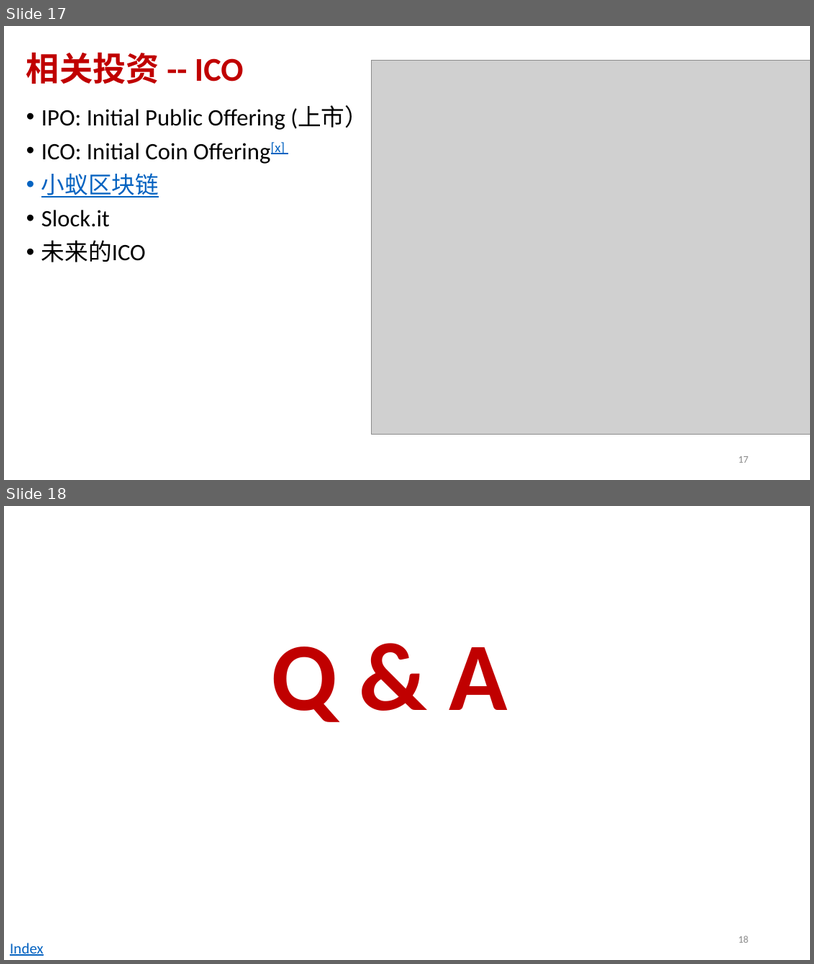
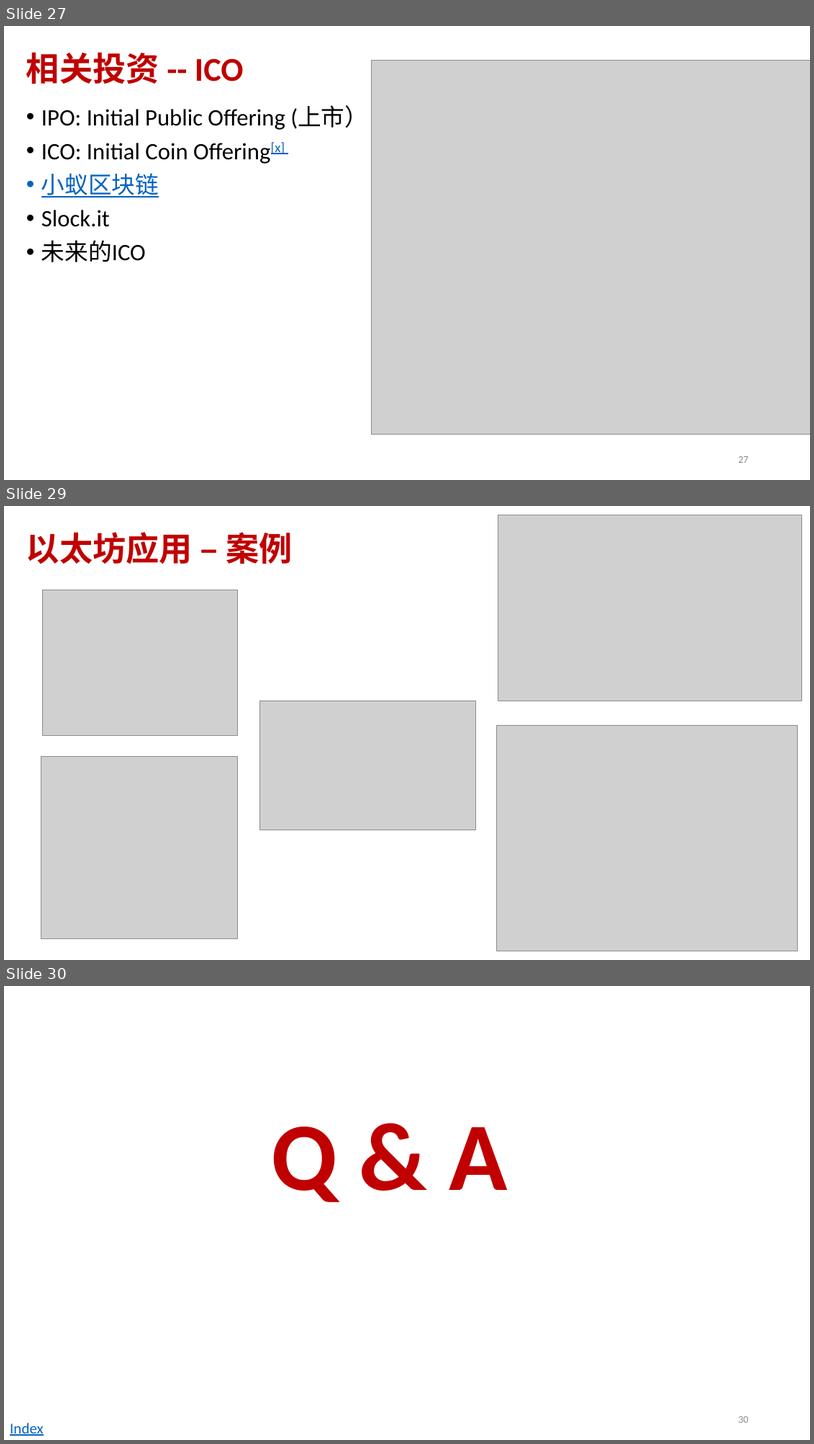
Before and after one commit to andyplusplus/blockchain, a slide deck: how_bitcoin_works_2/bc_1_blockChain.pptx. Shown one above the other, each under a label of ours: slides 17 and 18 before the commit, slides 27, 29 and 30 after it; the slides between them are not shown. The pictures are 814x964 and 814x1444 pixels, drawn with LibreOffice and Linux fonts; fonts in the diff are those of the drawing; grey boxes stand for pictures; background and template pictures are left out. Boxes give left, top, right and bottom in pixels: in the first picture for what was removed or moved away, otherwise in the second. Text is boxed around its words. In the diff, an @@ line names an element or a change of style, - is before the commit and + after.

```diff
--- a/how_bitcoin_works_2/bc_1_blockChain.pptx
+++ b/how_bitcoin_works_2/bc_1_blockChain.pptx
@@ slide 29 added at [4,506,810,960], background #FFFFFF @@
@@ picture added at [498,515,802,700] @@
@@ title added at [26,532,292,564], 39.6 pt, text #C00000, bold @@
+以太坊应用 – 案例
@@ picture added at [43,590,237,735] @@
@@ picture added at [260,700,476,829] @@
@@ picture added at [497,725,798,951] @@
@@ picture added at [41,756,237,939] @@
@@ page number added at [574,926,756,951], 12 pt, text #8C8C8C @@
+29
@@ what was slide 17 is now slide 27 @@
@@ page number at [738,456,748,462]: text changed @@
-17
+27
@@ what was slide 18 is now slide 30 @@
@@ page number at [738,1416,748,1422]: text changed @@
-18
+30
```
Also in this commit, not shown: 6 slides changed, 14 other slides added, 2 slides removed, 2 other files.
